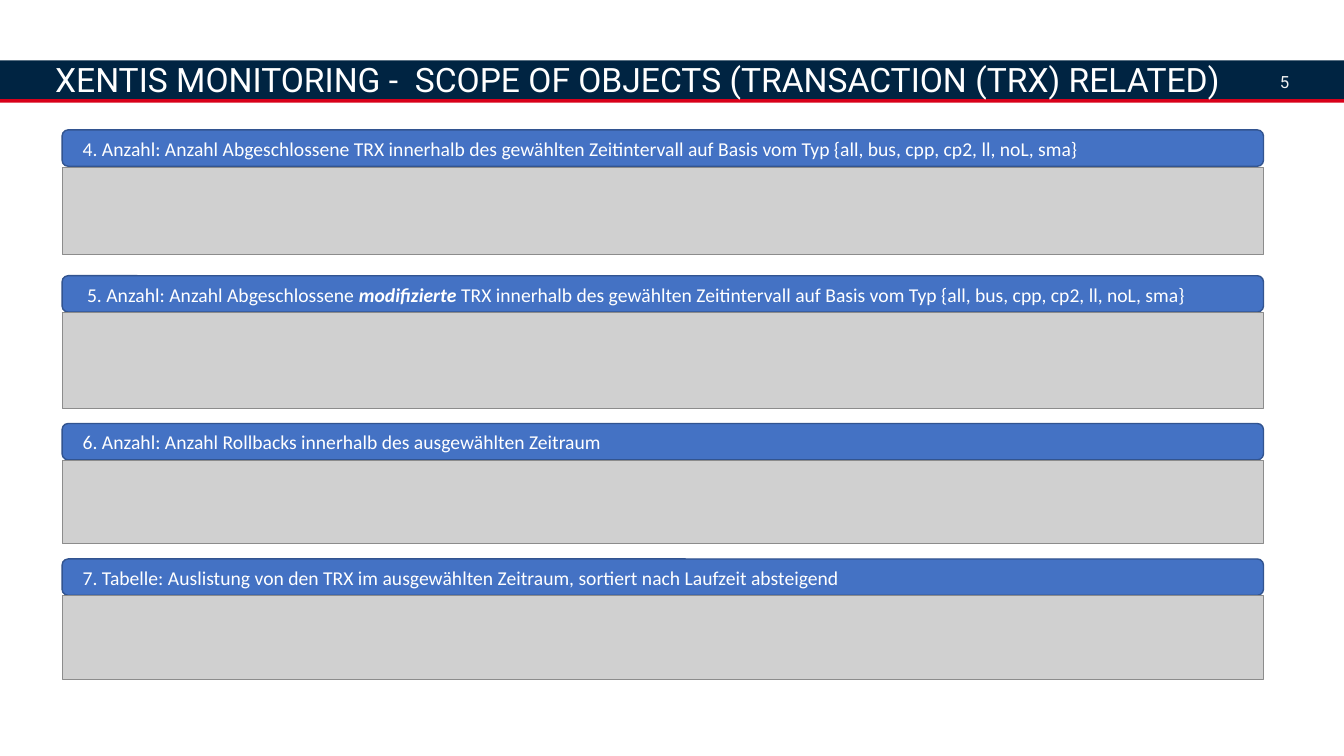
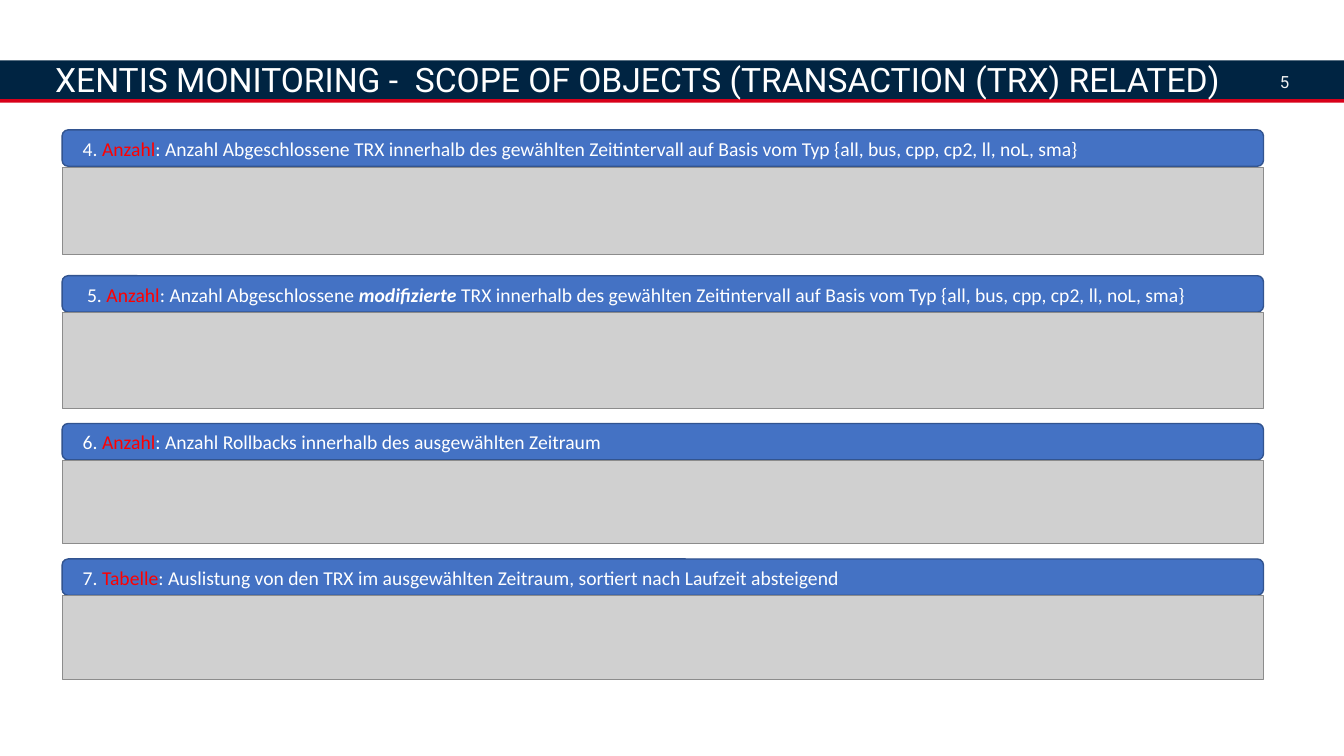
Before and after one commit to gwagner681105/pd_docker, a slide deck: slide 5 of XENTIS-Monitoring.pptx. Drawn at 1344x756 pixels with LibreOffice and Linux fonts; fonts in the diff are those of the drawing; grey boxes stand for pictures; background and template pictures are left out. Boxes give left, top, right and bottom in pixels: in the first picture for what was removed or moved away, otherwise in the second. Text is boxed around its words. In the diff, an @@ line names an element or a change of style, - is before the commit and + after.

```diff
--- a/XENTIS-Monitoring.pptx
+++ b/XENTIS-Monitoring.pptx
@@ text colour #FFFFFF to #FF0000 in "Anzahl:" in 3 elements at [63,130,1264,166], [63,276,1264,313], [63,423,1264,460] @@
@@ rounded rectangle "7. Tabelle: Auslistung von den ..." at [63,560,1264,596]: text colour #FFFFFF to #FF0000 in "Tabelle:" @@
```
Also in this commit, not shown: 8 other slides changed.
